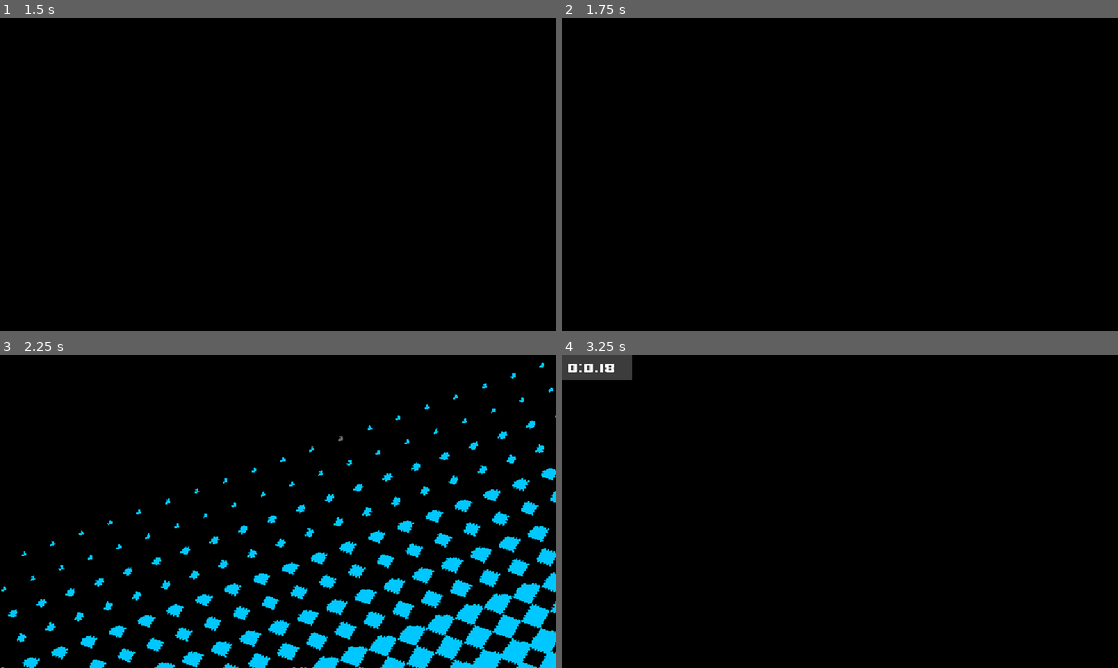
Above: before the commit, frames 1-4 (two rows, left to right).
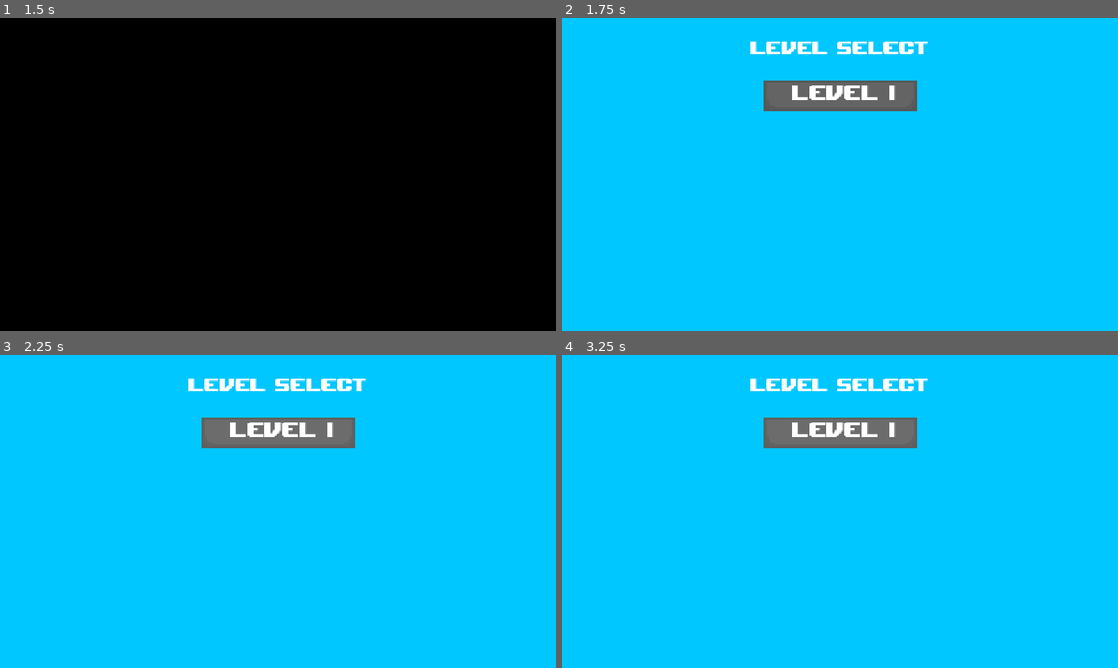
Above: after the commit, the same moments.

Repository: Joshanson527/Tendril-Tower
Game: Godot game, scene res://Scenes/ui.tscn
Two runs of this game, one before a commit and one after it. Both use one fixed random seed, a clock stepped at 60 frames per second and the inputs below. The engine's default icon, where the game draws it, is replaced by a stand-in: a white triangle on a blue panel in a dark square.
Inputs (mouse positions are in pixels of both pictures, inside the frame that each line leads up to):
- Up to frame 1 (1.5 s): tap Enter at 0.5 s; move the mouse to (400, 158) at 0.52 s; hold D (right) from 0.53 s (still down); tap Mouse wheel up (decrease_length) at 0.6 s; click (400, 158) at 0.67 s; tap Space (jump) at 0.77 s; move the mouse to (166, 190) at 1.27 s; tap W (decrease_length_key) at 1.35 s
- Up to frame 2 (1.75 s): keep holding D (right); tap Space (jump) at 1.52 s
- Up to frame 3 (2.25 s): release D (right) at 2 s; click "Level 1" at 2 s
- Up to frame 4 (3.25 s): click "Level 1" at 2.75 s

Frame 1 is identical in both runs. In frame 2, 100% of the frame differs, in the area x 0-100%, y 0-100%; in frame 3, 89%; in frame 4, 100%.
Error after the commit: Invalid assignment of property or key 'name' with value of type 'String' on a base object of type 'Nil'. (res://Scripts/level_button.gd:25)

Commit message:
Setup for level 2

Diff:
--- /dev/null
+++ b/Scenes/blur.gd
@@ -0,0 +1,4 @@
+extends Sprite2D
+
+func _ready():
+	material.set_shader_parameter('lod', 0.0)
--- a/Scenes/game.tscn
+++ b/Scenes/game.tscn
@@ -9,6 +9,7 @@
 [ext_resource type="Script" uid="uid://cjijfnx7gsjm" path="res://Scripts/quit_button.gd" id="5_owtng"]
 [ext_resource type="Script" uid="uid://casofa62j2o6t" path="res://Scripts/game_transition.gd" id="7_2ufiu"]
 [ext_resource type="Texture2D" uid="uid://cyrwdepm1n2fi" path="res://Assets/button_idle.png" id="7_bn45w"]
+[ext_resource type="Script" uid="uid://by7q73e0cdie5" path="res://Scenes/blur.gd" id="7_rfjv2"]
 [ext_resource type="Shader" uid="uid://wkac2tvme1ct" path="res://Scripts/transition.gdshader" id="7_s2f2k"]
 [ext_resource type="Texture2D" uid="uid://cbd7osm5yqafd" path="res://Assets/button_pressed.png" id="8_wbrl0"]
 [ext_resource type="Texture2D" uid="uid://wwp1c7ouv6gs" path="res://Assets/button_hover.png" id="9_xgdtp"]
@@ -84,13 +85,14 @@
 position = Vector2(-57.6, -128.4)
 scale = Vector2(24.0781, 22.7812)
 texture = ExtResource("4_eatly")
+script = ExtResource("7_rfjv2")
 
 [node name="QuitButton" type="TextureButton" parent="PauseMenu"]
 z_index = 10
 layout_mode = 0
 offset_left = -250.0
 offset_right = -170.0
-offset_bottom = 40.0
+offset_bottom = 16.0
 scale = Vector2(1.25, 1.25)
 texture_normal = ExtResource("7_bn45w")
 texture_pressed = ExtResource("8_wbrl0")
@@ -100,6 +102,31 @@
 script = ExtResource("5_owtng")
 
 [node name="Label" type="Label" parent="PauseMenu/QuitButton"]
+layout_mode = 0
+offset_left = 5.0
+offset_right = 417.0
+offset_bottom = 72.0
+scale = Vector2(0.17, 0.17)
+theme_override_fonts/font = ExtResource("5_o8e1m")
+theme_override_font_sizes/font_size = 80
+text = "Quit game"
+
+[node name="MenuButton" type="TextureButton" parent="PauseMenu"]
+z_index = 10
+layout_mode = 0
+offset_left = -250.0
+offset_top = 27.6
+offset_right = -170.0
+offset_bottom = 43.6
+scale = Vector2(1.25, 1.25)
+texture_normal = ExtResource("7_bn45w")
+texture_pressed = ExtResource("8_wbrl0")
+texture_hover = ExtResource("9_xgdtp")
+texture_disabled = ExtResource("8_wbrl0")
+texture_focused = ExtResource("7_bn45w")
+script = ExtResource("5_owtng")
+
+[node name="Label" type="Label" parent="PauseMenu/MenuButton"]
 layout_mode = 0
 offset_left = 5.0
 offset_right = 417.0
@@ -140,3 +167,5 @@
 [connection signal="respawn_fade" from="Character/Camera2D/Transition" to="Character" method="_on_transition_respawn_fade"]
 [connection signal="pressed" from="PauseMenu/QuitButton" to="Character/Camera2D/Transition" method="_on_quit_pressed"]
 [connection signal="pressed" from="PauseMenu/QuitButton" to="PauseMenu/QuitButton" method="_on_pressed"]
+[connection signal="pressed" from="PauseMenu/MenuButton" to="Character/Camera2D/Transition" method="_on_quit_pressed"]
+[connection signal="pressed" from="PauseMenu/MenuButton" to="PauseMenu/MenuButton" method="_on_pressed"]
--- a/Scenes/menu.tscn
+++ b/Scenes/menu.tscn
@@ -58,6 +58,7 @@
 color = Color(0, 0.780392, 1, 1)
 
 [node name="Transition" type="ColorRect" parent="UI"]
+visible = false
 z_index = 15
 material = SubResource("ShaderMaterial_g8i7c")
 layout_mode = 0
@@ -99,4 +100,34 @@
 text = "Level 1"
 horizontal_alignment = 1
 
-[connection signal="pressed" from="UI/Level1" to="UI/Level1" method="_on_level_1_pressed"]
+[node name="Level2" type="TextureButton" parent="UI"]
+layout_mode = 0
+offset_left = 416.0
+offset_top = 128.0
+offset_right = 496.0
+offset_bottom = 144.0
+scale = Vector2(4, 4)
+texture_normal = ExtResource("3_q3rjx")
+texture_pressed = ExtResource("4_6swd7")
+texture_hover = ExtResource("5_7qvly")
+texture_disabled = ExtResource("4_6swd7")
+script = ExtResource("6_rfqti")
+
+[node name="Label" type="Label" parent="UI/Level2"]
+layout_mode = 1
+anchors_preset = 5
+anchor_left = 0.5
+anchor_right = 0.5
+offset_left = -61.0
+offset_top = -1.5
+offset_right = 443.0
+offset_bottom = 145.5
+grow_horizontal = 2
+scale = Vector2(0.250029, 0.250029)
+theme_override_fonts/font = ExtResource("1_jsrd8")
+theme_override_font_sizes/font_size = 60
+text = "Level 1"
+horizontal_alignment = 1
+
+[connection signal="pressed" from="UI/Level1" to="UI/Level1" method="_on_button_pressed"]
+[connection signal="pressed" from="UI/Level2" to="UI/Level2" method="_on_button_pressed"]
--- a/Scripts/level_button.gd
+++ b/Scripts/level_button.gd
@@ -7,7 +7,7 @@
 
 var press_delay: bool = false
 
-func _on_level_1_pressed():
+func _on_button_pressed():
 	if press_delay == true:
 		return
 	press_delay = true
@@ -16,14 +16,18 @@
 
 	var tree = get_tree()
 	if tree:
-		var level = level_base.instantiate()
-		var level1 = level_1.instantiate()
-		level.name = "World"
-		level1.name = "Level"
-		level.add_child(level1)
+		var world = level_base.instantiate()
+		world.name = "World"
+
+		var level
+		if name == "Level1":
+			level = level_1.instantiate()
+		level.name = "Level"
+
+		world.add_child(level)
 
 		ui.hide()
-		get_node("../..").add_child(level)
+		get_node("../..").add_child(world)
 
 		await get_tree().create_timer(3).timeout
 		press_delay = false
--- a/Scripts/pause_menu.gd
+++ b/Scripts/pause_menu.gd
@@ -1,8 +1,9 @@
 extends Control
 
-@onready var blur := $Blur
-@onready var quit_button := $QuitButton
-@onready var player := $"../Character"
+@onready var blur: Sprite2D = $Blur
+@onready var quit_button: TextureButton = $QuitButton
+@onready var menu_button: TextureButton = $MenuButton
+@onready var player: CharacterBody2D = $"../Character"
 @onready var timer: Label = $"../CanvasLayer/TimerBox/Timer"
 
 var moving: bool = false
@@ -22,6 +23,7 @@
 				moving = true
 				blur.material.set_shader_parameter('lod', 2.5)
 				quit_button.slide_in()
+				menu_button.slide_in()
 				tree.paused = true
 				await tree.create_timer(0.5).timeout
 				moving = false
@@ -29,6 +31,7 @@
 				moving = true
 				blur.material.set_shader_parameter('lod', 0.0)
 				quit_button.slide_out()
+				menu_button.slide_out()
 				tree.paused = false
 				await tree.create_timer(0.5).timeout
 				moving = false
--- a/Scripts/player.gd
+++ b/Scripts/player.gd
@@ -20,13 +20,13 @@
 var time: Label
 var deaths: Label
 var checkpoints: Array[AnimatedSprite2D]
-var current_checkpoint: int = 13
+var current_checkpoint: int = 0
 
 var animation_override: bool = false
 @export var control_override: bool = false
 
 var will_die: bool = false
-var god_mode: bool =true
+var god_mode: bool = false
 
 var death_count: int = 0
 
--- a/Scripts/quit_button.gd
+++ b/Scripts/quit_button.gd
@@ -1,4 +1,6 @@
 extends TextureButton
+
+var next_scene = load("res://Scenes/menu.tscn")
 
 var in_pos: float = -40.0
 var out_pos: float = -250.0
@@ -16,6 +18,10 @@
 
 func _on_pressed():
 	await get_tree().create_timer(1).timeout
+
 	var tree = get_tree()
-	if tree:
+	if name == "QuitButton" and tree:
 		tree.quit()
+	elif tree:
+		tree.paused = false
+		tree.change_scene_to_packed(next_scene)
Not shown, added: Scenes/blur.gd.uid
Not shown: 1 places in Scenes/game.tscn that only renumber resources
